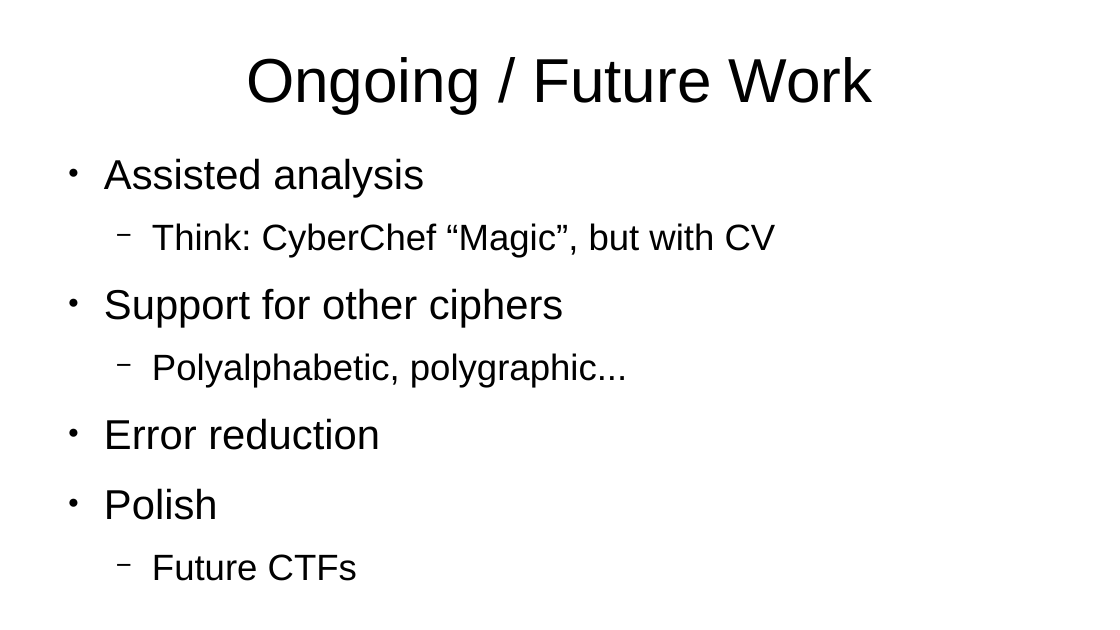
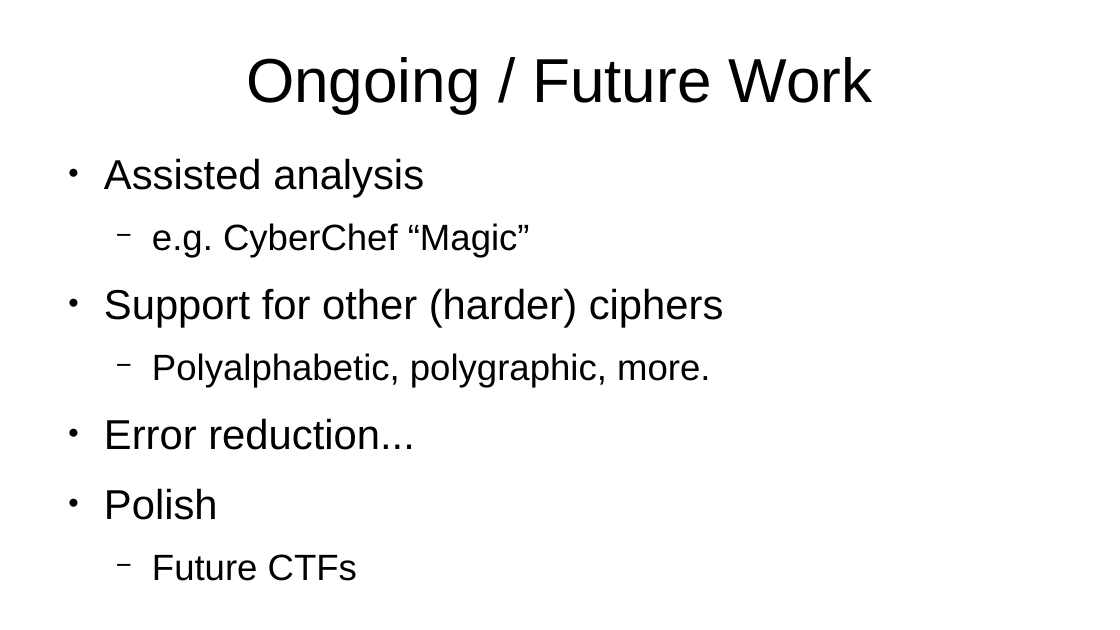
Before and after one commit to wulfgarpro/ancientrunes, a slide deck: slide 10 of lightning_talk/lightning_talk.odp. Drawn at 1120x630 pixels with LibreOffice and Linux fonts; fonts in the diff are those of the drawing. Boxes give left, top, right and bottom in pixels: in the first picture for what was removed or moved away, otherwise in the second. Text is boxed around its words. In the diff, an @@ line names an element or a change of style, - is before the commit and + after.

```diff
--- a/lightning_talk/lightning_talk.odp
+++ b/lightning_talk/lightning_talk.odp
@@ text at (104, 223, 724, 450): text changed @@
-  − Think: CyberChef “Magic”, but with CV
-● Support for other ciphers
-  − Polyalphabetic, polygraphic...
-● Error reduction
+  − e.g. CyberChef “Magic”
+● Support for other (harder) ciphers
+  − Polyalphabetic, polygraphic, more.
+● Error reduction...
```
Also in this commit, not shown: 6 other slides changed.
